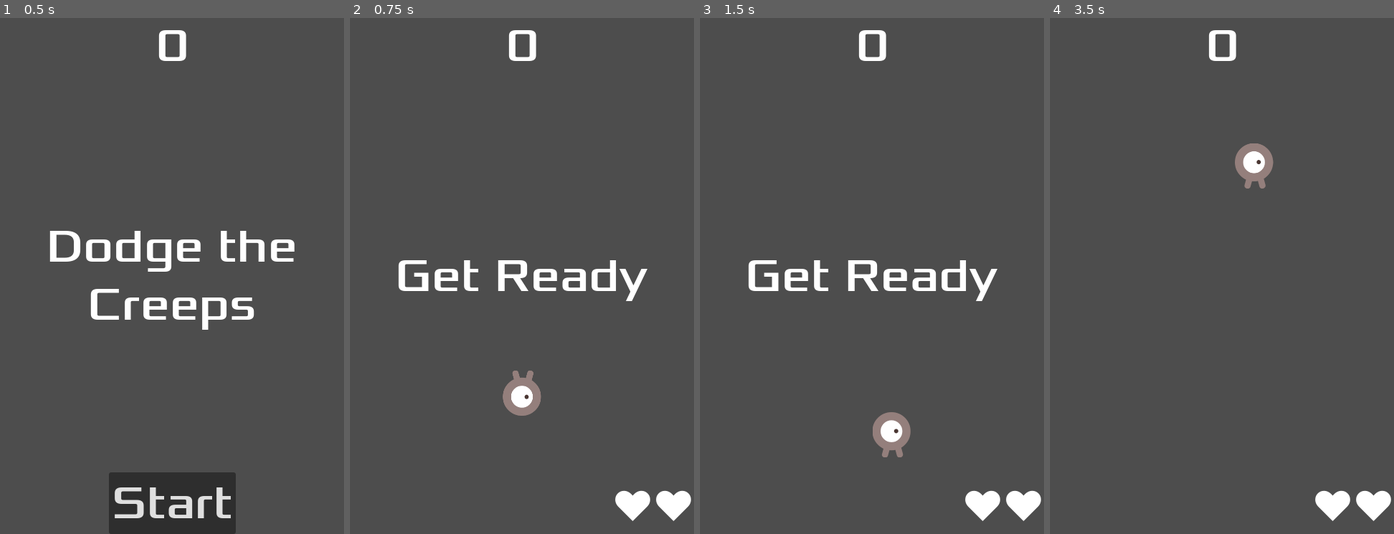
Above: before the commit, frames 1-4 (left to right).
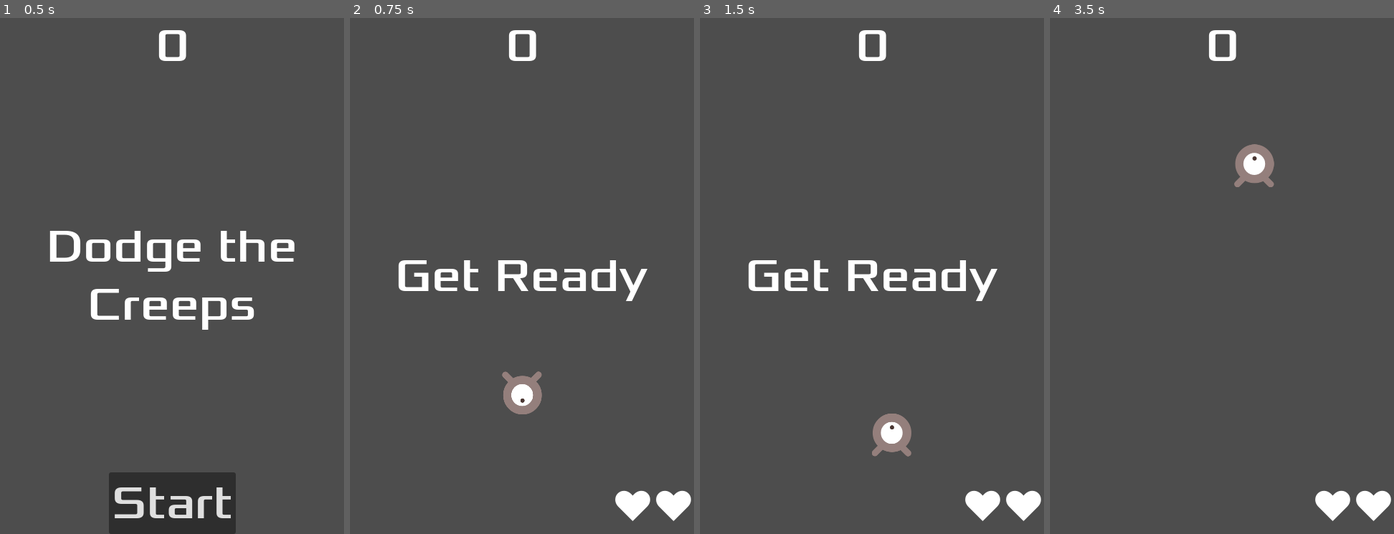
Above: after the commit, the same moments.

Repository: EnriqueSoria/GodotTutorial
Game: Godot game, scene res://main.tscn
Two runs of this game, one before a commit and one after it. Both use one fixed random seed, a clock stepped at 60 frames per second and the inputs below.
Inputs (mouse positions are in pixels of both pictures, inside the frame that each line leads up to):
- Up to frame 1 (0.5 s): no input
- Up to frame 2 (0.75 s): click "Start" at 0.5 s
- Up to frame 3 (1.5 s): move the mouse to (947, 250) at 1.27 s
- Up to frame 4 (3.5 s): move the mouse to (1153, 301) at 2.02 s; move the mouse to (1256, 162) at 2.77 s

Frame 1 is identical in both runs. In frame 2, 0.3% of the frame differs, in the area x 44-56%, y 68-78%; in frame 3, 0.3%; in frame 4, 0.3%.

Commit message:
Remove print

Diff:
--- a/player.gd
+++ b/player.gd
@@ -43,20 +43,21 @@
 	screen_size = get_viewport_rect().size
 
 func _process(delta):
-	$AnimatedSprite2D.animation = "walk"
+
 	$AnimatedSprite2D.play()
 
-	var velocity = Vector2.ZERO # The player's movement vector.
-
-
-	velocity = get_local_mouse_position()
+	var velocity = get_local_mouse_position()
 
 	if velocity.length() > 10:
 		velocity = velocity.normalized() * speed
-		if velocity.x != 0:
-			$AnimatedSprite2D.flip_h = velocity.x < 0
-		if velocity.y != 0:
-			$AnimatedSprite2D.flip_v = velocity.y > 0
 
 	position += velocity * delta
 	position = position.clamp(Vector2.ZERO, screen_size)
+
+
+	if velocity.x:
+		$AnimatedSprite2D.flip_h = velocity.x < 0
+	if velocity.y:
+		$AnimatedSprite2D.flip_v = velocity.y > 0
+	if velocity.y > 20:
+		$AnimatedSprite2D.animation = "up"
